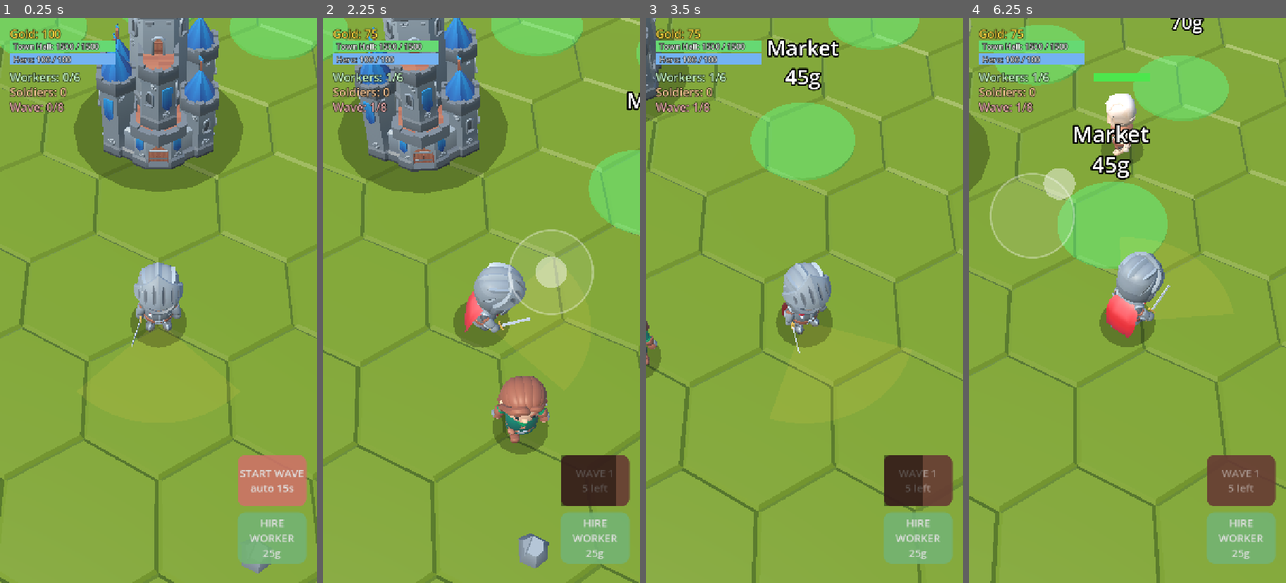
Above: before the commit, frames 1-4 (left to right).
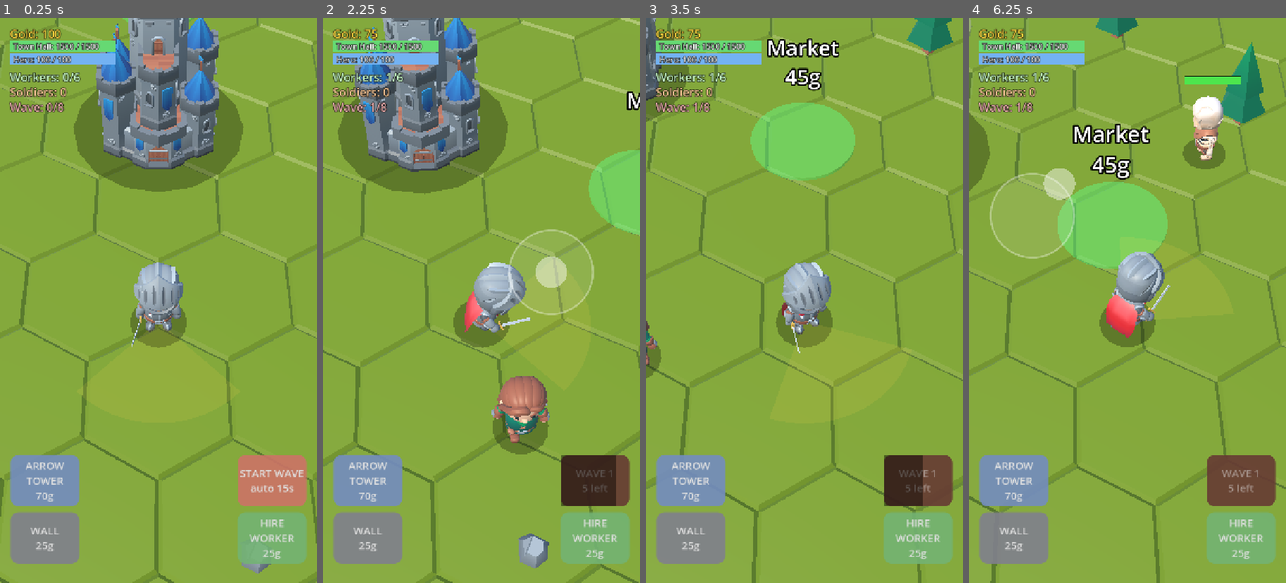
Above: after the commit, the same moments.

Repository: tembugi/town-defender
Game: Godot game, scene res://Main3D.tscn
Same seed, same stepped clock (60 frames per second), same inputs: the game is played once before the commit and once after it.
Inputs (mouse positions are in pixels of both pictures, inside the frame that each line leads up to):
- Up to frame 1 (0.25 s): no input
- Up to frame 2 (2.25 s): click "HIRE WORKER 25g" at 0.5 s; click "START WAVE auto 14s" at 1.25 s; tap Enter at 2 s; move the mouse to (551, 272) at 2.02 s; hold D from 2.03 s (still down); tap Space at 2.1 s; click (551, 272) at 2.17 s
- Up to frame 3 (3.5 s): tap Space at 2.27, 2.57 s; release D at 2.75 s; drag from (741, 328) to (788, 413) at 2.77 s
- Up to frame 4 (6.25 s): move the mouse to (1159, 176) at 3.52 s; hold D 3.53-4.25 s; tap Space at 3.6, 5.1, 5.27, 5.57 s; drag from (1111, 413) to (1032, 215) at 4.27 s; move the mouse to (1222, 385) at 5.02 s; hold A 5.03-5.75 s; drag from (1032, 215) to (1079, 159) at 5.77 s

The runs differ from the first frame. In frame 1, 6.7% of the frame differs, in the area x 0-100%, y 0-97%; in frame 2, 6.0%; in frame 3, 5.8%; in frame 4, 12%, in the area x 3-94%, y 0-97%.

Commit message:
Add mage enemy, free tower/wall placement, slower base enemy speed
- Mage (Skeleton_Mage): ranged caster that stops at cast range and lobs magic
  bolts (EnemyBolt3D) at the Keep, or the hero if aggroed (dodgeable - bolt only
  hits if the hero is still near the impact). Joins waves from wave 4. Shoots
  over walls. Verified it damages the Keep.
- Free placement: towers and walls are no longer fixed pads. Two HUD buttons
  (left side) drop the structure in front of the hero on a valid, affordable
  spot (keep-clear, not overlapping other structures/pads, in bounds), with a
  'Blocked' popup otherwise. Build buttons dim when unaffordable.
- Slowed minion (x0.8) and brute (x0.5) base speed so the runner (x1.7) reads as
  genuinely fast by contrast.
- Overshoot-proof arrival for arrows and bolts.

Co-Authored-By: Claude Sonnet 4.6 <noreply@anthropic.com>

Diff:
--- a/scripts/Arrow3D.gd
+++ b/scripts/Arrow3D.gd
@@ -34,7 +34,7 @@
 	var aim: Vector3 = target.global_position + Vector3(0, 1.0, 0)
 	var to := aim - global_position
 	var d := to.length()
-	if d <= 0.55:
+	if d <= maxf(0.55, SPEED * delta):   # arrived (overshoot-proof)
 		target.take_damage(dmg)   # no knockback/aggro: ranged tower fire
 		queue_free()
 		return
--- a/scripts/Enemy3D.gd
+++ b/scripts/Enemy3D.gd
@@ -18,6 +18,8 @@
 
 var aggro := 0.0            # builds when the hero hits us; over threshold -> chase hero
 var aggro_threshold := 0.5  # per-enemy (tougher foes need more before they turn)
+var ranged := false         # mage: stops at cast_range and lobs bolts
+var cast_range := 6.0
 
 signal died(reward: int, pos: Vector3)
 
@@ -51,6 +53,10 @@
 	reward = cfg.get("reward", 5)
 	speed = cfg.get("speed", 1.6)
 	aggro_threshold = cfg.get("aggro_threshold", 0.5)
+	ranged = cfg.get("ranged", false)
+	cast_range = cfg.get("cast_range", 6.0)
+	if ranged:
+		atk_interval = 1.8
 	var char_path: String = cfg.get("model", CHAR)
 	var char_scale: float = cfg.get("scale", CHAR_SCALE)
 	model = (load(char_path) as PackedScene).instantiate()
@@ -99,7 +105,8 @@
 	var target_pos: Vector3 = game.hero.global_position if aggroed else game.keep_pos
 	var to: Vector3 = target_pos - global_position
 	var dist := Vector2(to.x, to.z).length()
-	var in_range: bool = dist <= (HERO_ATTACK_RANGE if aggroed else ATTACK_RANGE)
+	var melee_range: float = HERO_ATTACK_RANGE if aggroed else ATTACK_RANGE
+	var in_range: bool = dist <= (cast_range if ranged else melee_range)
 	if in_range:
 		# plant and attack; a packed crowd with nowhere to go stops dead, not jitters
 		velocity = Vector3.ZERO
@@ -121,27 +128,31 @@
 	knockback = knockback.move_toward(Vector3.ZERO, KB_DECAY * delta)
 	velocity += knockback
 	move_and_slide()
-	# a wall directly in our path takes attack priority (chew through it)
-	var wall: Wall3D = game.nearest_blocking_wall(global_position, Vector3(to.x, 0, to.z).normalized())
+	# mages shoot over walls; melee enemies chew through a wall in their path
+	var wall: Wall3D = null
+	if not ranged:
+		wall = game.nearest_blocking_wall(global_position, Vector3(to.x, 0, to.z).normalized())
 	_face(wall.global_position if wall != null else target_pos)
 	# attack on cadence: blocking wall > primary target (hero if aggroed, else Keep)
 	var attacking: bool = wall != null or in_range
 	if attacking and atk_cd <= 0.0:
 		atk_cd = atk_interval
-		if wall != null:
+		if ranged:
+			game.cast_bolt(global_position + Vector3(0, 1.4, 0), aggroed, dmg)
+		elif wall != null:
 			wall.take_damage(dmg)
 		elif aggroed:
 			game.damage_hero(dmg)
 		else:
 			game.damage_keep(dmg)
-		anim = ""   # restart the swing clip on each strike
+		anim = ""   # restart the attack clip on each strike
 	# animation (a hit flinch briefly overrides everything else)
 	if hit_t > 0.0:
 		hit_t -= delta
 		_play(hit_clip)
 		ap.speed_scale = 1.0
 	elif attacking:
-		_play("Melee_1H_Attack_Chop")
+		_play("Throw" if ranged else "Melee_1H_Attack_Chop")
 		ap.speed_scale = 1.0
 	elif velocity.length() > 0.05:
 		_play("Walking_C")
--- /dev/null
+++ b/scripts/EnemyBolt3D.gd
@@ -0,0 +1,51 @@
+class_name EnemyBolt3D
+extends Node3D
+
+# A mage's magic bolt. Flies to a snapshot destination and, on arrival, damages
+# the Keep (always hits) or the hero (only if still near the impact -> dodgeable).
+
+const SPEED := 12.0
+
+var game: Node
+var dmg := 11.0
+var dest := Vector3.ZERO
+var kind := "keep"     # "keep" or "hero"
+var hero_ref: Node3D
+var _life := 3.5
+
+
+func setup(g: Node, target: Vector3, k: String, damage: float, hero: Node3D) -> void:
+	game = g
+	dest = target
+	kind = k
+	dmg = damage
+	hero_ref = hero
+	var m := MeshInstance3D.new()
+	var sm := SphereMesh.new()
+	sm.radius = 0.16
+	sm.height = 0.32
+	sm.radial_segments = 8
+	sm.rings = 4
+	m.mesh = sm
+	var mat := StandardMaterial3D.new()
+	mat.albedo_color = Color(0.7, 0.4, 1.0)
+	mat.emission_enabled = true
+	mat.emission = Color(0.6, 0.3, 1.0)
+	mat.shading_mode = BaseMaterial3D.SHADING_MODE_UNSHADED
+	m.material_override = mat
+	m.cast_shadow = GeometryInstance3D.SHADOW_CASTING_SETTING_OFF
+	add_child(m)
+
+
+func _process(delta: float) -> void:
+	_life -= delta
+	var to := dest - global_position
+	var d := to.length()
+	if d <= maxf(0.5, SPEED * delta) or _life <= 0.0:   # arrived (overshoot-proof)
+		if kind == "keep":
+			game.damage_keep(dmg)
+		elif is_instance_valid(hero_ref) and hero_ref.global_position.distance_to(dest) < 1.4:
+			game.damage_hero(dmg)   # else the hero dodged out of the blast
+		queue_free()
+		return
+	global_position += to.normalized() * SPEED * delta
--- a/scripts/Game3D.gd
+++ b/scripts/Game3D.gd
@@ -31,6 +31,8 @@
 const BARRACKS := "res://Models/hexagon/buildings/blue/building_barracks_blue.gltf"
 const TOWER := "res://Models/hexagon/buildings/blue/building_tower_A_blue.gltf"
 const WALL := "res://Models/hexagon/buildings/neutral/wall_straight.gltf"
+const TOWER_COST := 70
+const WALL_COST := 25
 
 # the pack's buildings vary wildly in size; normalise them to proper buildings
 const BUILDING_SCALE := {"house": 2.3, "workshop": 1.9, "barracks": 1.4}
@@ -53,9 +55,10 @@
 # Enemy archetypes (base stats; scaled up per wave). aggro = how much hero damage
 # it takes to turn on the player (brutes largely ignore you and rush the Keep).
 const ENEMY_TYPES := {
-	"minion": {"model": "res://Models/enemies/Skeleton_Minion.glb", "scale": 0.55, "hp": 55.0, "speed": NPC_SPEED, "dmg": 6.0, "reward": 5, "aggro": 0.5},
+	"minion": {"model": "res://Models/enemies/Skeleton_Minion.glb", "scale": 0.55, "hp": 55.0, "speed": NPC_SPEED * 0.8, "dmg": 6.0, "reward": 5, "aggro": 0.5},
 	"runner": {"model": "res://Models/enemies/Skeleton_Rogue.glb", "scale": 0.52, "hp": 30.0, "speed": NPC_SPEED * 1.7, "dmg": 4.0, "reward": 6, "aggro": 0.5},
-	"brute": {"model": "res://Models/enemies/Skeleton_Warrior.glb", "scale": 0.64, "hp": 145.0, "speed": NPC_SPEED * 0.62, "dmg": 16.0, "reward": 14, "aggro": 3.0},
+	"brute": {"model": "res://Models/enemies/Skeleton_Warrior.glb", "scale": 0.64, "hp": 145.0, "speed": NPC_SPEED * 0.5, "dmg": 16.0, "reward": 14, "aggro": 3.0},
+	"mage": {"model": "res://Models/enemies/Skeleton_Mage.glb", "scale": 0.55, "hp": 42.0, "speed": NPC_SPEED * 0.7, "dmg": 11.0, "reward": 10, "aggro": 0.5, "ranged": true, "cast_range": 6.5},
 }
 
 var hero: Hero3D
@@ -114,6 +117,8 @@
 var lbl_wave: Label
 var lbl_soldiers: Label
 var btn_wave: Button
+var btn_tower: Button
+var btn_wall: Button
 var wave_cd_fill: ColorRect   # dark overlay that shrinks as the cooldown ticks down
 var overlay: ColorRect
 var lbl_end: Label
@@ -328,6 +333,14 @@
 	btn_wave.add_child(wave_cd_fill)
 	layer.add_child(btn_wave)
 
+	# free-placement build buttons (left side): place in front of the hero
+	btn_wall = _hud_button("WALL\n%dg" % WALL_COST, -160, Color(0.5, 0.5, 0.55), true)
+	btn_wall.pressed.connect(func(): _try_place("wall", WALL_COST))
+	layer.add_child(btn_wall)
+	btn_tower = _hud_button("ARROW\nTOWER\n%dg" % TOWER_COST, -160 - 130, Color(0.45, 0.55, 0.75), true)
+	btn_tower.pressed.connect(func(): _try_place("tower", TOWER_COST))
+	layer.add_child(btn_tower)
+
 	# end-of-game overlay
 	overlay = ColorRect.new()
 	overlay.color = Color(0, 0, 0, 0.72)
@@ -361,17 +374,23 @@
 	overlay.add_child(btn_restart)
 
 
-func _hud_button(text: String, top_off: float, col: Color) -> Button:
+func _hud_button(text: String, top_off: float, col: Color, left := false) -> Button:
 	var b := Button.new()
 	b.text = text
 	b.add_theme_font_size_override("font_size", 24)
-	b.anchor_left = 1.0
 	b.anchor_top = 1.0
-	b.anchor_right = 1.0
 	b.anchor_bottom = 1.0
-	b.offset_left = -180
+	if left:
+		b.anchor_left = 0.0
+		b.anchor_right = 0.0
+		b.offset_left = 24
+		b.offset_right = 180
+	else:
+		b.anchor_left = 1.0
+		b.anchor_right = 1.0
+		b.offset_left = -180
+		b.offset_right = -24
 	b.offset_top = top_off
-	b.offset_right = -24
 	b.offset_bottom = top_off + 116
 	var sb := StyleBoxFlat.new()
 	sb.bg_color = Color(col.r, col.g, col.b, 0.9)
@@ -419,6 +438,10 @@
 	hero.move_input = Vector2(world.x, world.z)
 	if v.length() > 0.01:
 		_ensure_music()   # first user gesture -> safe to start audio on web
+	# dim build buttons we can't afford
+	btn_tower.disabled = gold < TOWER_COST
+	btn_wall.disabled = gold < WALL_COST
+	btn_hire.disabled = gold < HIRE_COST or workers.size() >= worker_cap
 
 	var moving := v.length() >= 0.05
 	# the player instantly collects any resource pile it walks over (no carrying)
@@ -652,14 +675,12 @@
 # Build system
 # ---------------------------------------------------------------------------
 func _build_pads() -> void:
+	# Towers and walls are placed freely (HUD buttons -> in front of the hero);
+	# only the town buildings live on fixed pads.
 	var defs := [
 		{"type": "house", "cost": 20, "label": "House", "path": HOME, "pos": Vector3(-3.6, 0, 1.7)},
 		{"type": "workshop", "cost": 45, "label": "Market", "path": MARKET, "pos": Vector3(3.6, 0, 1.7)},
 		{"type": "barracks", "cost": 80, "label": "Barracks", "path": BARRACKS, "pos": Vector3(0, 0, -3.6)},
-		{"type": "tower", "cost": 70, "label": "Arrow Tower", "path": TOWER, "pos": Vector3(-5.0, 0, -1.6)},
-		{"type": "tower", "cost": 70, "label": "Arrow Tower", "path": TOWER, "pos": Vector3(5.0, 0, -1.6)},
-		{"type": "wall", "cost": 25, "label": "Wall", "path": WALL, "pos": Vector3(-2.3, 0, -2.7)},
-		{"type": "wall", "cost": 25, "label": "Wall", "path": WALL, "pos": Vector3(2.3, 0, -2.7)},
 	]
 	for d in defs:
 		var p := BuildPad3D.new()
@@ -667,6 +688,54 @@
 		p.setup(self, d["type"], d["cost"], d["label"], d["path"])
 		add_child(p)
 		build_pads.append(p)
+
+
+# Free-placement: drop a tower/wall just in front of the hero if the spot is clear.
+func _try_place(btype: String, cost: int) -> void:
+	_ensure_music()
+	if game_over or gold < cost:
+		return
+	var pos: Vector3 = hero.position + _hero_forward() * 1.6
+	pos.y = 0.0
+	if not _valid_build_spot(pos):
+		_popup(hero.position + Vector3(0, 2.2, 0), "Blocked", Color(1, 0.5, 0.4))
+		Sfx.play("click", -6.0, 0.1, 2)
+		return
+	gold -= cost
+	lbl_gold.text = "Gold: %d" % gold
+	Sfx.play("build", -3.0, 0.05, 3)
+	if btype == "tower":
+		var t := Tower3D.new()
+		t.position = pos
+		add_child(t)
+		t.setup(self)
+		towers.append(t)
+		_pop_in(t, 1.0)
+	else:
+		var w := Wall3D.new()
+		w.position = pos
+		add_child(w)
+		w.setup(self)
+		walls.append(w)
+		_pop_in(w, 1.0)
+
+
+func _valid_build_spot(pos: Vector3) -> bool:
+	var r := field_rect
+	if pos.x < r.position.x + 0.5 or pos.x > r.end.x - 0.5 or pos.z < r.position.y + 0.5 or pos.z > r.end.y - 0.5:
+		return false
+	if Vector2(pos.x, pos.z).length() < 2.4:   # keep clear of the Keep
+		return false
+	for p in build_pads:
+		if Vector2(pos.x - p.position.x, pos.z - p.position.z).length() < 1.8:
+			return false
+	for t in towers:
+		if is_instance_valid(t) and Vector2(pos.x - t.position.x, pos.z - t.position.z).length() < 1.6:
+			return false
+	for w in walls:
+		if is_instance_valid(w) and Vector2(pos.x - w.position.x, pos.z - w.position.z).length() < 1.6:
+			return false
+	return true
 
 
 func _pop_in(node: Node3D, target_scale: float) -> void:
@@ -770,6 +839,18 @@
 # ---------------------------------------------------------------------------
 # Combat / waves
 # ---------------------------------------------------------------------------
+# A mage casts a bolt at the hero (if it's aggroed) or the Keep.
+func cast_bolt(origin: Vector3, aggroed: bool, dmg: float) -> void:
+	var b := EnemyBolt3D.new()
+	add_child(b)
+	b.global_position = origin
+	if aggroed and is_instance_valid(hero):
+		b.setup(self, hero.global_position + Vector3(0, 1.0, 0), "hero", dmg, hero)
+	else:
+		b.setup(self, keep_pos + Vector3(0, 1.5, 0), "keep", dmg, null)
+	Sfx.play("swing", -8.0, 0.2, 4)
+
+
 # Unit forward vector from the hero's current facing (faces +Z at yaw 0).
 func _hero_forward() -> Vector3:
 	var yaw: float = hero.model.rotation.y
@@ -910,10 +991,12 @@
 	for n in range(count):
 		var roll := randf()
 		var t := "minion"
-		if wave >= 2 and roll < 0.30:
+		if wave >= 2 and roll < 0.28:
 			t = "runner"
-		elif wave >= 3 and roll > 0.82:
+		elif wave >= 3 and roll > 0.86:
 			t = "brute"
+		elif wave >= 4 and roll > 0.66 and roll < 0.80:
+			t = "mage"
 		spawn_list.append(_enemy_cfg(t, wave))
 	in_combat = true
 	wave_cd = WAVE_CD
@@ -923,7 +1006,7 @@
 
 func _enemy_cfg(type: String, n: int) -> Dictionary:
 	var b: Dictionary = ENEMY_TYPES[type]
-	return {
+	var cfg := {
 		"model": b["model"],
 		"scale": b["scale"],
 		"hp": float(b["hp"]) * (1.0 + 0.16 * n),   # tankier each wave
@@ -932,6 +1015,10 @@
 		"reward": int(b["reward"]) + n / 2,
 		"aggro_threshold": b["aggro"],
 	}
+	if b.get("ranged", false):
+		cfg["ranged"] = true
+		cfg["cast_range"] = b.get("cast_range", 6.0)
+	return cfg
 
 
 func _update_waves(delta: float) -> void:
Binary file added: Models/enemies/Skeleton_Mage.glb
Not shown, added: Models/enemies/Skeleton_Mage.glb.import
Binary file added: Models/enemies/Skeleton_Mage_skeleton_texture.png
Not shown, added: Models/enemies/Skeleton_Mage_skeleton_texture.png.import
Not shown, added: scripts/EnemyBolt3D.gd.uid
